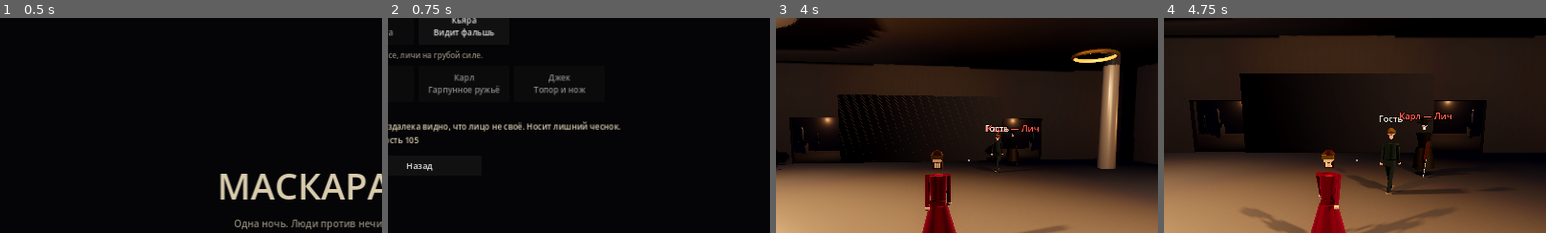
Above: before the commit, frames 1-4 (left to right).
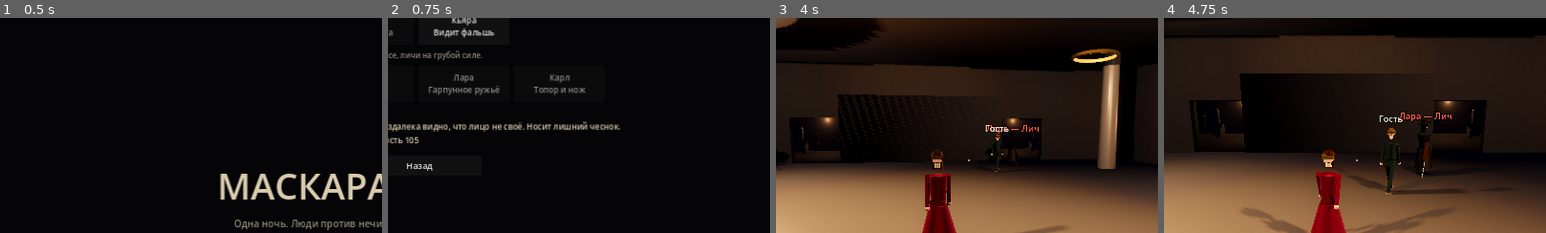
Above: after the commit, the same moments.

Repository: mironbagimov-source/Wolf
Game: Godot game, scene res://scenes/main.tscn
Same seed, same stepped clock (60 frames per second), same inputs: the game is played once before the commit and once after it.
Inputs (mouse positions are % of the whole screen's width and height, from its top left):
- Up to frame 1 (0.5 s): no input
- Up to frame 2 (0.75 s): click "Играть" at 0.5 s
- Up to frame 3 (4 s): click "Начать ночь" at 1.25 s; move the mouse to (55, 50) at 2.02 s; hold W (move_forward) from 2.03 s (still down); click (55, 50) at 2.1 s; move the mouse to (45, 50) at 2.77 s; tap Q (garlic) at 2.85 s; move the mouse to (52, 48) at 3.52 s; hold E (interact) from 3.53 s (still down)
- Up to frame 4 (4.75 s): keep holding W (move_forward); move the mouse to (49, 52) at 4.27 s; release E (interact) at 4.28 s; tap Tab (scoreboard) at 4.35 s; click (49, 52) at 4.42 s
The pictures show only the part of the screen within x 25-75%, y 17-67%; the shares and areas given below are measured in that part.

Frame 1 is identical in both runs. In frame 2, 0.1% of the frame differs, in the area x 17-48%, y 26-31%; in frame 3, 0.2%; in frame 4, 0.4%, in the area x 61-75%, y 44-75%.

Commit message:
Rename the liches and land the character models
Карл, the harpoon lich, is now Лара — a woman; the axe-and-knife lich formerly
called Джек takes the name Карл. Ids, weapon bindings and the playable roster
follow, and a bot-only match still resolves for both sides afterwards.

Adds the ten uploaded Mixamo characters under assets/characters. They are not
wired into the character table yet: every one of them carries a single
0.03-second "mixamo_com" clip with zero moving tracks, which is the T-pose, not
an animation. Dropping them in now would fill the ballroom with figures
standing with their arms out, so they wait for the animation set (Idle, Walking,
Running exported "Without Skin") before the "model" fields point at them.

The FBX importer unpacks each model's embedded textures into PNGs beside it —
another 100 MB on top of the 118 MB of models. Those are ignored: deleting them
along with the import cache and reopening the project regenerates every one, so
the FBX files are the only source of truth worth versioning.

Co-Authored-By: Claude Opus 5 <noreply@anthropic.com>
Claude-Session: https://claude.ai/code/session_01RtFRG3nKJR8rDv1XF7Wopb

Diff:
--- a/maskarad/scripts/actor.gd
+++ b/maskarad/scripts/actor.gd
@@ -278,7 +278,7 @@
 			gm.radius = 0.09; gm.height = 0.12
 			guard.mesh = gm; guard.material_override = steel
 			holder.add_child(guard)
-		"karl":                                      # гарпунное ружьё
+		"lara":                                      # гарпунное ружьё
 			var stock := MeshInstance3D.new()
 			var sm := BoxMesh.new()
 			sm.size = Vector3(0.1, 0.16, 0.7)
@@ -291,7 +291,7 @@
 			spear.rotation = Vector3(PI / 2, 0, 0)
 			spear.position = Vector3(0, 0.05, -0.5)
 			holder.add_child(spear)
-		"jack":                                      # топор
+		"karl":                                      # топор
 			var haft := MeshInstance3D.new()
 			var hfm := CylinderMesh.new()
 			hfm.top_radius = 0.035; hfm.bottom_radius = 0.035; hfm.height = 0.85
--- a/maskarad/scripts/data.gd
+++ b/maskarad/scripts/data.gd
@@ -154,20 +154,20 @@
 	},
 
 	# ------------------------------------------------------------ личи
-	"karl": {
-		"name": "Карл",
+	"lara": {
+		"name": "Лара",
 		"side": Side.UNDEAD, "role": Role.LICH,
 		"speed": 4.15, "sprint": 1.45, "stamina": 150.0, "hp": 200.0,
 		"perception": 1.0, "noise": 1.5, "weapon": "harpoon",
 		"skin": Color(0.55, 0.58, 0.5), "cloth": Color(0.18, 0.2, 0.17), "hair": Color(0.1, 0.1, 0.1),
 		"accent": Color(0.20, 0.18, 0.16),
-		"build": {"height": 1.90, "bulk": 1.25, "hair": "short", "mask": false, "coat": true, "hat": "worn"},
+		"build": {"height": 1.84, "bulk": 1.05, "hair": "long", "mask": false, "coat": true, "hat": "worn"},
 		"model": "",           # свой .glb/.fbx — см. assets/README.md
 		"perk": "Гарпунное ружьё",
-		"perk_desc": "Бьёт через весь зал и тащит жертву к себе. Убежать от Карла мало — надо разорвать линию.",
-	},
-	"jack": {
-		"name": "Джек",
+		"perk_desc": "Бьёт через весь зал и тащит жертву к себе. Убежать от Лары мало — надо разорвать линию.",
+	},
+	"karl": {
+		"name": "Карл",
 		"side": Side.UNDEAD, "role": Role.LICH,
 		"speed": 4.5, "sprint": 1.5, "stamina": 140.0, "hp": 225.0,
 		"perception": 0.9, "noise": 1.6, "weapon": "axe",
@@ -218,7 +218,7 @@
 }
 
 const PLAYABLE_HUMANS := ["helga", "jay", "chiara"]
-const PLAYABLE_UNDEAD := ["moira", "lucius", "karl", "jack"]
+const PLAYABLE_UNDEAD := ["moira", "lucius", "lara", "karl"]
 
 # ----------------------------------------------------------------- оружие
 # kind: "swing" — дуга, "thrust" — выпад, "ranged" — выстрел с притягиванием.
Binary file added: maskarad/assets/characters/chiara.fbx
Not shown, added: maskarad/assets/characters/chiara.fbx.import
Not shown, added: maskarad/assets/characters/ghoul.fbx.import
Binary file added: maskarad/assets/characters/helga.fbx
Not shown, added: maskarad/assets/characters/helga.fbx.import
Not shown, added: maskarad/assets/characters/jay.fbx.import
Not shown, added: maskarad/assets/characters/karl.fbx.import
Binary file added: maskarad/assets/characters/lara.fbx
Not shown, added: maskarad/assets/characters/lara.fbx.import
Binary file added: maskarad/assets/characters/lucius.fbx
Not shown, added: maskarad/assets/characters/lucius.fbx.import
Not shown, added: maskarad/assets/characters/maria.fbx.import
(and 9 more such lines)
